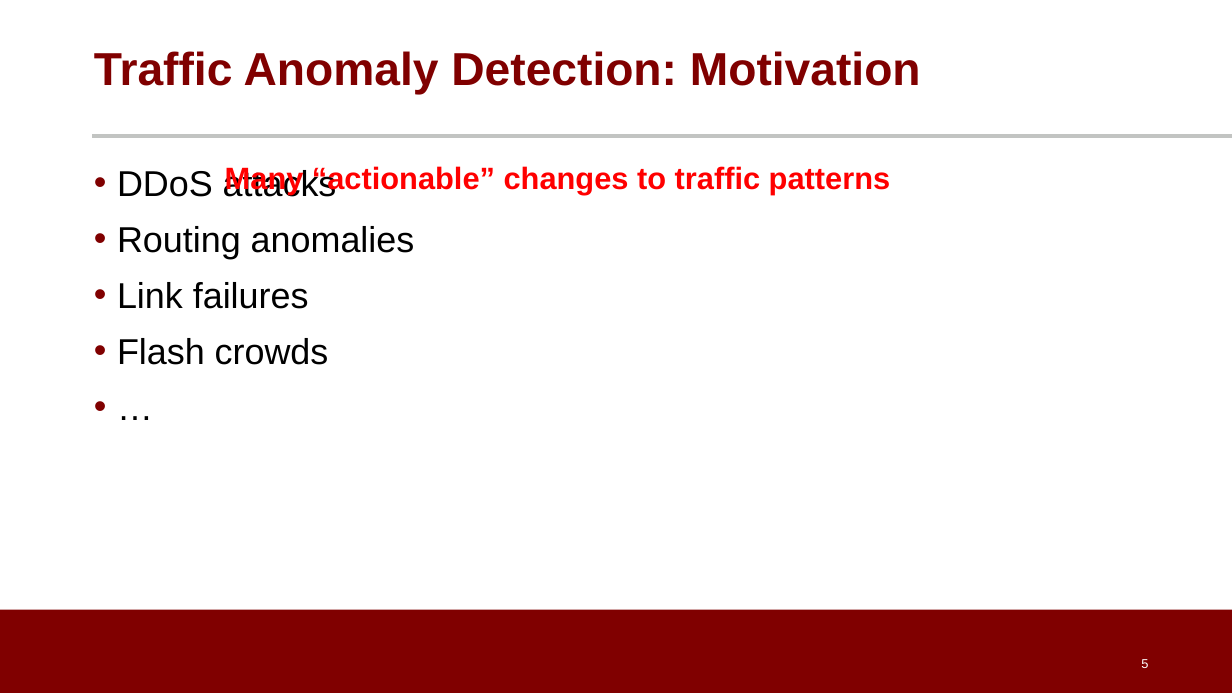
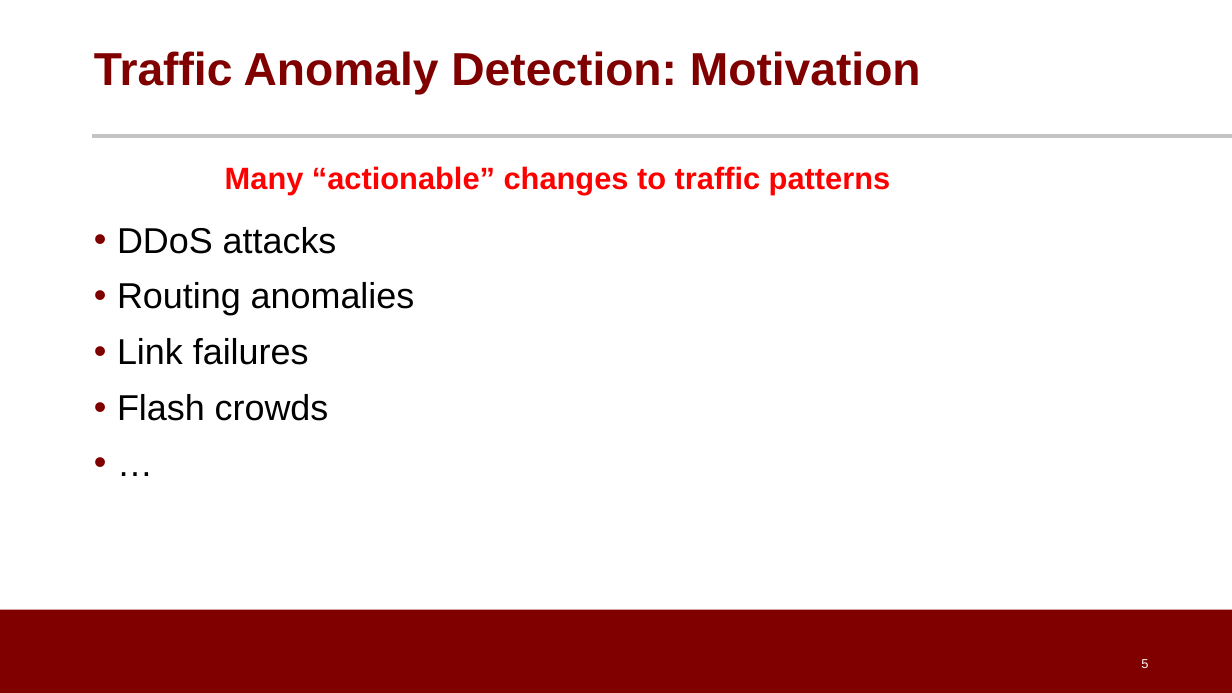
Before and after one commit to noise-lab/ML-Cybersecurity, a slide deck: slide 5 of module-3/ppt/3.4-Unsupervised Learning.pptx. Drawn at 1232x693 pixels with LibreOffice and Linux fonts; fonts in the diff are those of the drawing; background and template pictures are left out. Boxes give left, top, right and bottom in pixels: in the first picture for what was removed or moved away, otherwise in the second. Text is boxed around its words. In the diff, an @@ line names an element or a change of style, - is before the commit and + after.

```diff
--- a/module-3/ppt/3.4-Unsupervised Learning.pptx
+++ b/module-3/ppt/3.4-Unsupervised Learning.pptx
@@ text "DDoS attacks": place and size @@
-text "DDoS attacks" at bbox=[117, 168, 415, 365]
+text "DDoS attacks" at bbox=[117, 227, 415, 421]
```
Also in this commit, not shown: 5 other files.
